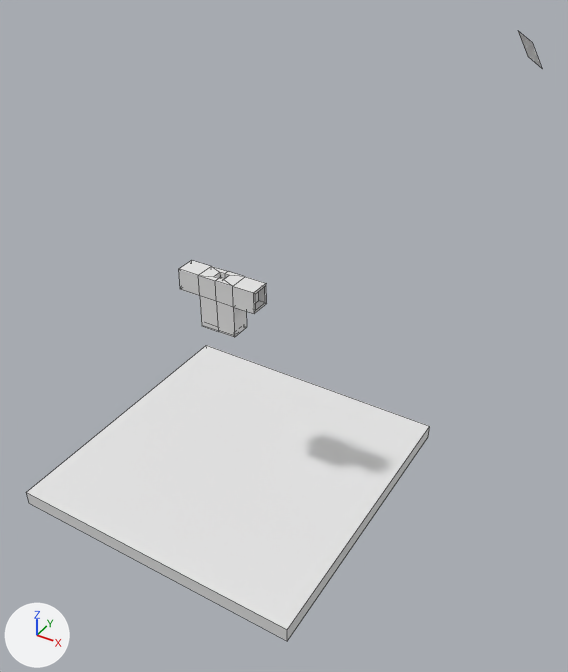
An edit to the Blender file blender/Syndicate.blend, drawn before and after from the same camera.
One viewpoint serves both versions: a 50 mm lens placed at (7.29, -9.67, 7.58), pointed at (1.18, 0.36, -0.27). The axes (+X, +Y, +Z) are drawn at lower left. The lights are the same throughout. Mesh edges are drawn as thin lines.
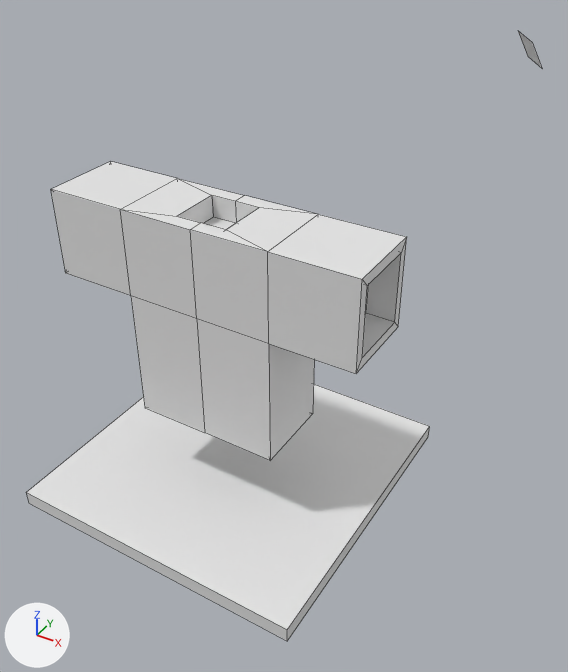
The newer file adds a shape key; the second version is drawn at full value of the shape key 'Key 1' of 'Main', and the change is written as the vertex moves it makes.

Where the change shows, as pixel boxes [x1, y1, x2, y2] in the pictures (568 x 672 px):
'Main', added
    after: [51, 161, 407, 460]
'Cube.001', deleted
    before: [179, 260, 267, 337]

The edits, one by one:
Mesh me_cube_002_1 is new.
It has 66 vertices, 64 faces and spans x -3.09..3.09, y -0.62..0.96, z -2.36..1.94.
Object 'Cube.001' (ob_cube_001) is deleted.
Object 'Main' (ob_main) is new; it shows me_cube_002_1.
Its location is (0.0, 0.0, 0.0).
